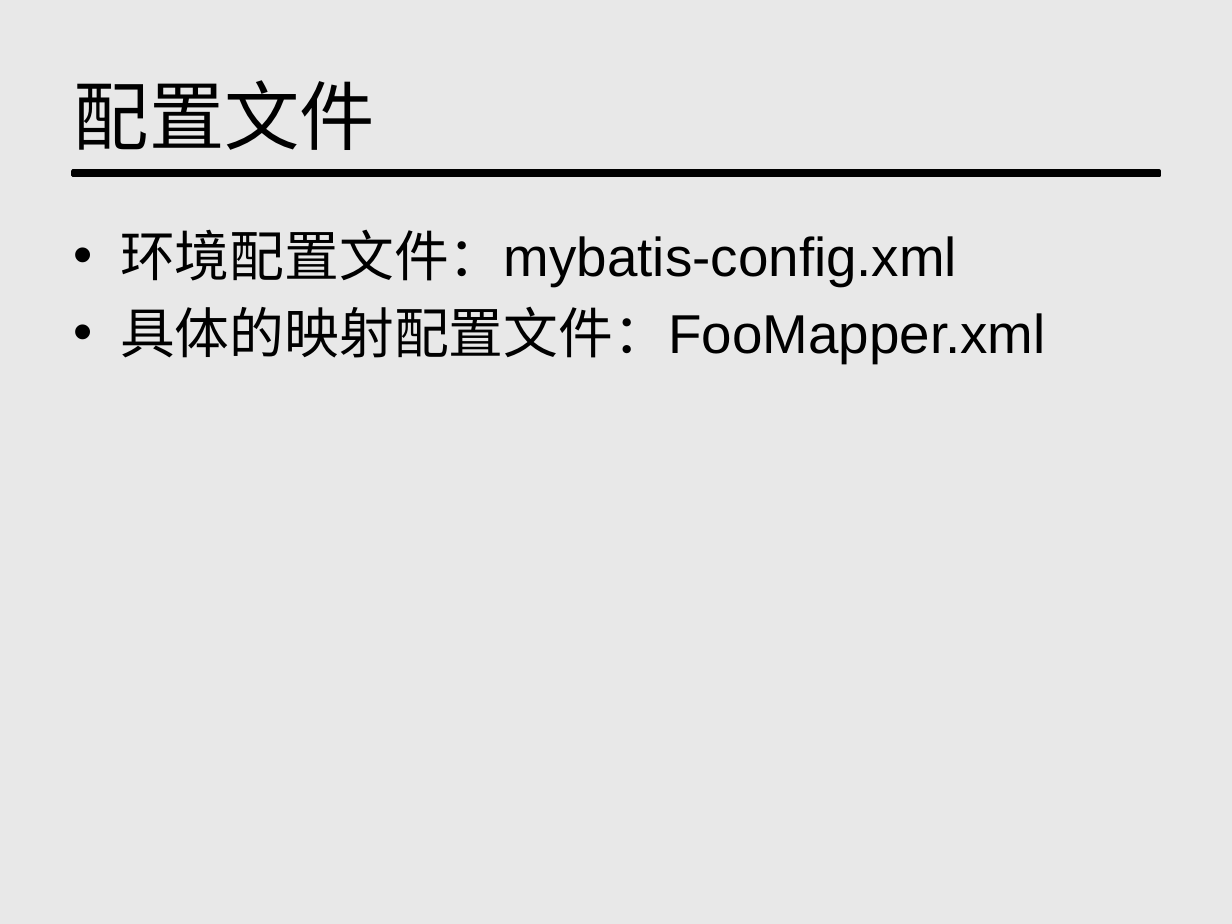
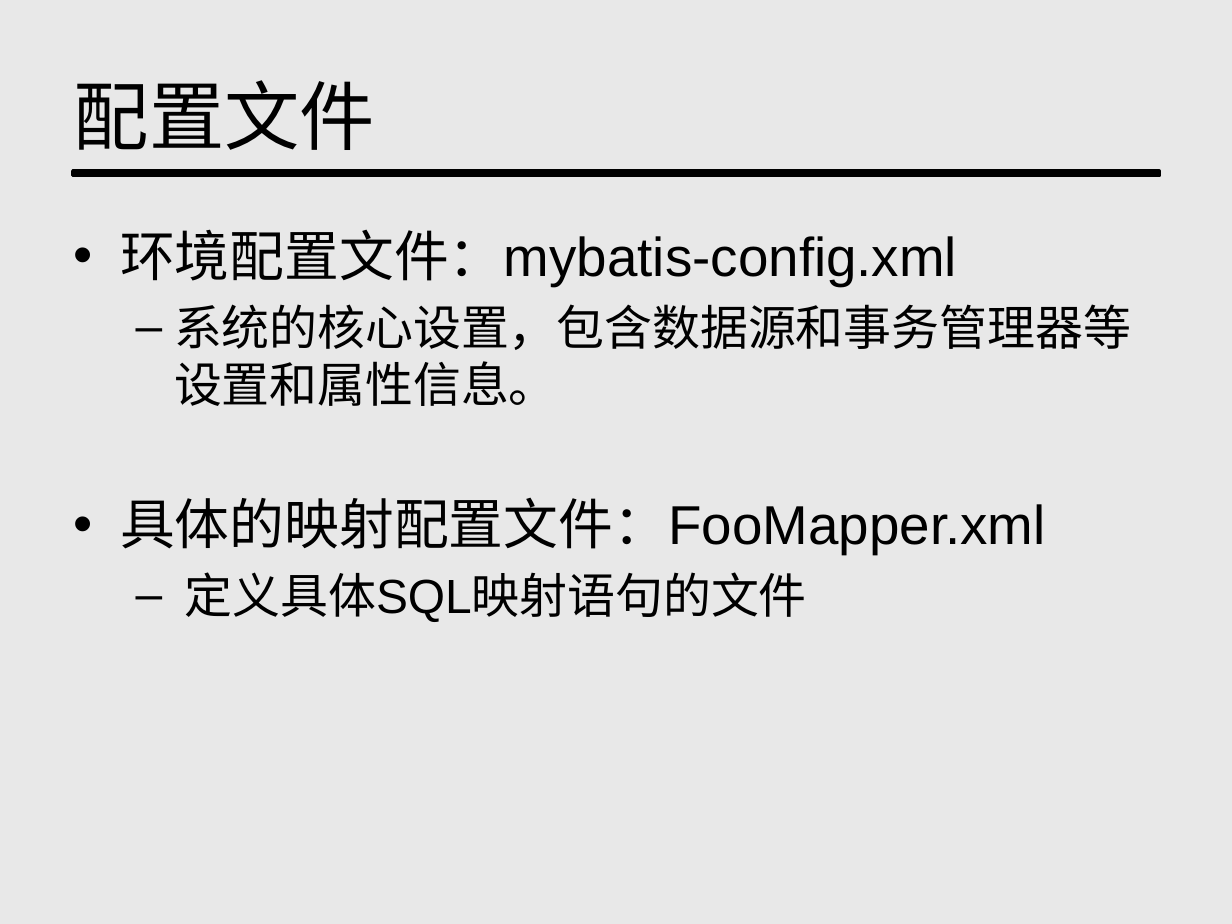
Before and after one commit to hyndio/mybatis_share, a slide deck: slide 25 of Mybatis-分享-hynd.pptx. Drawn at 1232x924 pixels with LibreOffice and Linux fonts; fonts in the diff are those of the drawing. Boxes give left, top, right and bottom in pixels: in the first picture for what was removed or moved away, otherwise in the second. Text is boxed around its words. In the diff, an @@ line names an element or a change of style, - is before the commit and + after.

```diff
--- a/Mybatis-分享-hynd.pptx
+++ b/Mybatis-分享-hynd.pptx
@@ text at box(174, 304, 1131, 406): paragraph added @@
+  – 系统的核心设置，包含数据源和事务管理器等设置和属性信息。
@@ text at box(185, 572, 807, 622): paragraph added @@
+  – 定义具体SQL映射语句的文件
```
Also in this commit, not shown: 1 other slide changed, 11 slides added, 1 slide removed, 1 other file.
